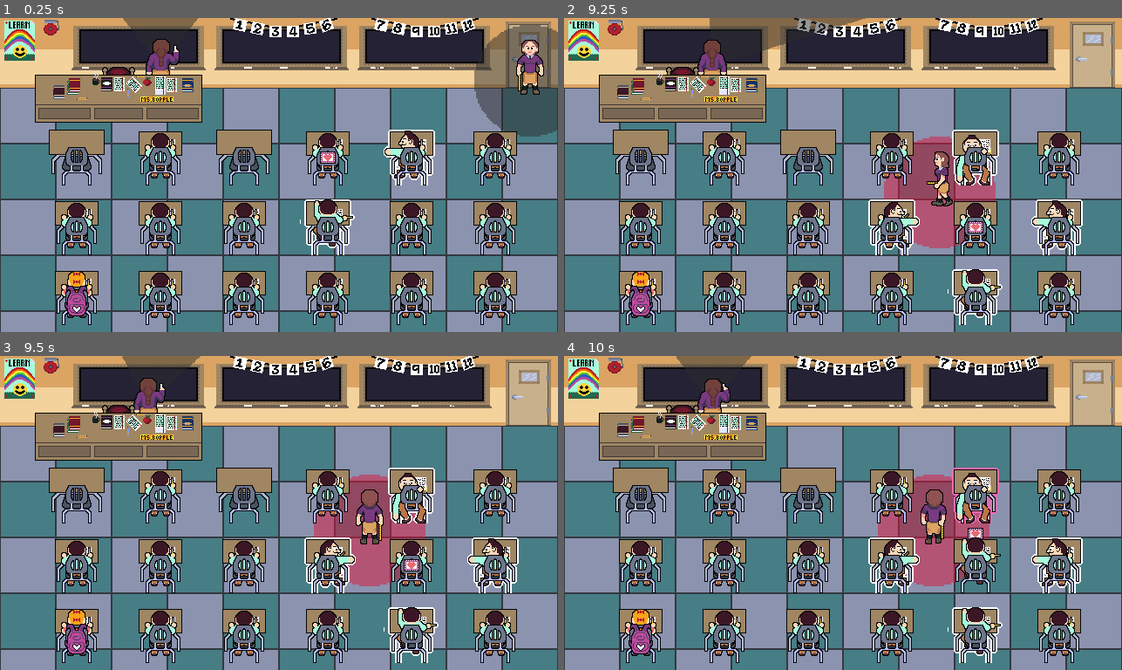
Above: before the commit, frames 1-4 (two rows, left to right).
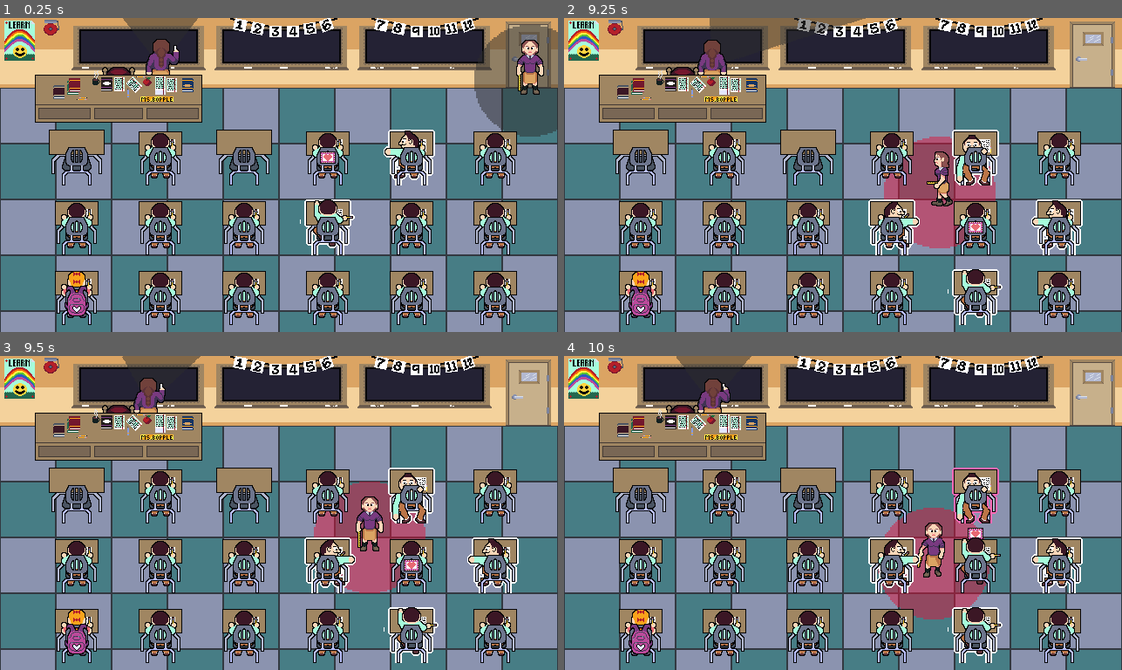
Above: after the commit, the same moments.

Repository: RacBrosGaming/Love-Note
Game: Godot game, scene res://Levels/class_room.tscn
Same seed, same stepped clock (60 frames per second), same inputs: the game is played once before the commit and once after it. The engine's default icon, where the game draws it, is replaced by a stand-in: a white triangle on a blue panel in a dark square.
Inputs (mouse positions are in pixels of both pictures, inside the frame that each line leads up to):
- Up to frame 1 (0.25 s): no input
- Up to frame 2 (9.25 s): move the mouse to (642, 228) at 0.52 s; hold Right (right) 0.53-1.28 s; hold Space (select) 0.53-1.28 s; click (642, 228) at 0.67 s; move the mouse to (725, 156) at 1.27 s; hold Down (down) 1.28-2.03 s; tap Space (select) every 1.5 s from 1.35 to 8.85 s; click (725, 156) at 1.42 s; move the mouse to (725, 228) at 2.02 s; hold Right (right) 2.03-2.78 s; hold Space (select) 2.03-2.78 s; click (725, 228) at 2.17 s; move the mouse to (725, 297) at 2.77 s; hold Up (up) 2.78-3.53 s; click (725, 297) at 2.92 s; move the mouse to (809, 228) at 3.52 s; hold Space (select) 3.53-4.28 s; hold Left (left) 3.53-5.03 s; click (809, 228) at 3.67 s; move the mouse to (809, 297) at 4.27 s; click (809, 297) at 4.42 s; move the mouse to (893, 228) at 5.02 s; hold Down (down) 5.03-5.78 s; hold Space (select) 5.03-5.78 s; click (893, 228) at 5.17 s; move the mouse to (893, 297) at 5.77 s; hold Right (right) 5.78-6.53 s; click (893, 297) at 5.92 s; move the mouse to (976, 156) at 6.52 s; hold Up (up) 6.53-7.28 s; hold Space (select) 6.53-7.28 s; click (976, 156) at 6.67 s; move the mouse to (976, 228) at 7.27 s; hold Right (right) 7.28-8.03 s; click (976, 228) at 7.42 s; move the mouse to (976, 297) at 8.02 s; hold Down (down) 8.03-8.78 s; hold Space (select) 8.03-8.78 s; click (976, 297) at 8.17 s; move the mouse to (1060, 156) at 8.77 s; hold Left (left) from 8.78 s (still down); click (1060, 156) at 8.92 s
- Up to frame 3 (9.5 s): keep holding Left (left)
- Up to frame 4 (10 s): move the mouse to (1010, 560) at 9.52 s; release Left (left) at 9.53 s; hold Up (up) from 9.53 s (still down); hold Space (select) from 9.53 s (still down); click (1010, 560) at 9.67 s

Frames 1-2 are identical in both runs. In frame 3, 1.0% of the frame differs, in the area x 56-77%, y 37-76%; in frame 4, 3.3%, in the area x 56-77%, y 37-84%.

Commit message:
teacher assistant smack desk

Diff:
--- a/Components/eyes.gd
+++ b/Components/eyes.gd
@@ -1,5 +1,6 @@
 @tool
 extends Area2D
+class_name Eyes
 
 signal note_found(note: Note)
 
--- a/Components/eyes.tscn
+++ b/Components/eyes.tscn
@@ -10,6 +10,7 @@
 script = ExtResource("1_u2b64")
 
 [node name="VisionConeSprite" type="Sprite2D" parent="."]
+modulate = Color(0.17, 0.17, 0.17, 0.5)
 texture = ExtResource("2_s1lql")
 
 [node name="RayCast2D" type="RayCast2D" parent="."]
--- a/NPCs/teacher.gd
+++ b/NPCs/teacher.gd
@@ -5,7 +5,7 @@
 @onready var move_timer: Timer = $MoveTimer
 @onready var turn_around_timer: Timer = $TurnAroundTimer
 @onready var look_timer: Timer = $LookTimer
-@onready var eyes: Area2D = $Eyes
+@onready var eyes: Eyes = $Eyes
 
 
 var direction := Vector2.RIGHT
@@ -15,6 +15,8 @@
 var looking_right := false
 var turn_smoothing := 5.0
 
+var found_note := false
+
 func _ready() -> void:
 	move_timer.timeout.connect(_on_move_timer_timeout)
 	look_timer.timeout.connect(_on_look_timer_timeout)
@@ -22,24 +24,26 @@
 	turn_around_timer.start(randf_range(2.0, 5.0))
 	animated_sprite_2d.animation_finished.connect(_on_animated_sprite_2d_animation_finished)
 	eyes.rotate(PI)
+	eyes.note_found.connect(_on_eyes_note_found)
 
 func _process(_delta: float) -> void:
 	animated_sprite_2d.flip_h = direction == Vector2.LEFT
-	#if found_note:
-		#if animated_sprite_2d.animation != "discover_letter":
-			#animated_sprite_2d.play("discover_letter")
-	#else:
-	if looking_right:
-		animated_sprite_2d.play("look_right")
-	elif moving:
-		animated_sprite_2d.play("walk_right")
+	if found_note:
+		if animated_sprite_2d.animation != "discover_letter":
+			animated_sprite_2d.play("discover_letter")
 	else:
-		if animated_sprite_2d.animation != "look_up" && animated_sprite_2d.animation != "idle":
-			animated_sprite_2d.play("look_up")
+		if looking_right:
+			animated_sprite_2d.play("look_right")
+		elif moving:
+			animated_sprite_2d.play("walk_right")
+		else:
+			if animated_sprite_2d.animation != "look_up" && animated_sprite_2d.animation != "idle":
+				animated_sprite_2d.play("look_up")
 
 func _physics_process(delta: float) -> void:
-	#if found_note:
-		#return
+	if found_note:
+		return
+
 	if moving:
 		var collider := move_and_collide(direction)
 		if is_instance_valid(collider):
@@ -95,3 +99,7 @@
 func _on_animated_sprite_2d_animation_finished() -> void:
 	if animated_sprite_2d.animation == "look_up":
 		animated_sprite_2d.play("idle")
+
+func _on_eyes_note_found(_note: Note) -> void:
+	found_note = true
+	animated_sprite_2d.play("discover_letter")
--- a/NPCs/teacher.tscn
+++ b/NPCs/teacher.tscn
@@ -131,7 +131,7 @@
 
 [node name="AnimatedSprite2D" type="AnimatedSprite2D" parent="."]
 sprite_frames = SubResource("SpriteFrames_r6mjn")
-animation = &"look_up"
+animation = &"look_down"
 autoplay = "idle"
 
 [node name="CollisionShape2D" type="CollisionShape2D" parent="."]
--- a/NPCs/teacher_assistant.gd
+++ b/NPCs/teacher_assistant.gd
@@ -7,19 +7,32 @@
 
 @onready var animated_sprite_2d: AnimatedSprite2D = $AnimatedSprite2D
 @onready var walk_timer: Timer = $WalkTimer
+@onready var eyes: Eyes = $Eyes
 
 var walk_path: Array[Vector2]
 var moving := false
 var target_position := Vector2(-1, -1)
 var current_direction := Vector2.ZERO
 
+var found_note := false
+var note: Note
+
 func _ready() -> void:
 	walk_timer.timeout.connect(_on_walk_timer_timeout)
+	eyes.note_found.connect(_on_eyes_note_found)
 
 func _process(_delta: float) -> void:
 	var animation := "idle"
 	if !global_position.is_equal_approx(target_position) && !target_position.is_equal_approx(Vector2(-1, -1)):
 		animation = "walk"
+	if found_note && global_position.is_equal_approx(target_position):
+		var direction := global_position.direction_to(note.global_position)
+		var cross := Vector2.UP.cross(direction)
+		if cross >= 0:
+			current_direction = Vector2.RIGHT
+		else:
+			current_direction = Vector2.LEFT
+		animation = "found_note"
 	match current_direction:
 		Vector2.LEFT:
 			animated_sprite_2d.play(animation + "_left")
@@ -36,7 +49,8 @@
 
 func move() -> void:
 	if walk_path.is_empty():
-		get_random_walk_path()
+		if !found_note:
+			walk_path = get_walk_path()
 		if walk_path.size() > 1:
 			walk_path.pop_front()
 		if !walk_path.is_empty():
@@ -55,24 +69,42 @@
 		walk_path.pop_front()
 		if !walk_path.is_empty():
 			var new_direction := global_position.direction_to(walk_path[0])
-			if current_direction.is_equal_approx(new_direction):
+			if current_direction.is_equal_approx(new_direction) || found_note:
 				target_position = walk_path[0]
 			else:
-				current_direction = new_direction
 				moving = false
 				walk_timer.start()
+			current_direction = new_direction
 		else:
 			moving = false
 			walk_timer.start()
 
-func get_random_walk_path() -> void:
-	var column := randi_range(0, grid.walking_area.x - 2)
-	var row := randi_range(0, grid.walking_area.y - 2)
-	var target_cell := Vector2i(column, row)
+func get_walk_path(target_cell := Vector2i(-1, -1)) -> Array[Vector2]:
+	if target_cell == Vector2i(-1, -1):
+		var column := randi_range(0, grid.walking_area.x - 2)
+		var row := randi_range(0, grid.walking_area.y - 2)
+		target_cell = Vector2i(column, row)
 	var path := grid.find_npc_path(global_position, target_cell)
-	walk_path = path
+	return path
 
 func _on_walk_timer_timeout() -> void:
-	if moving == false:
+	if moving == false && !walk_path.is_empty():
 		target_position = walk_path[0]
 		moving = true
+
+func _on_eyes_note_found(p_note: Note) -> void:
+	note = p_note
+	found_note = true
+	await note.stopped_moving
+	var target_cell := grid.convert_position_to_cell(note.global_position)
+	var left_of_note := Vector2i(target_cell.x - 1, target_cell.y)
+	var right_of_note := Vector2i(target_cell.x + 1, target_cell.y)
+	var left_path := get_walk_path(left_of_note)
+	var right_path := get_walk_path(right_of_note)
+	var left_size := left_path.size()
+	var right_size := right_path.size()
+	if left_size < right_size:
+		walk_path = left_path
+	else:
+		walk_path = right_path
+	moving = true
--- a/NPCs/teacher_assistant.tscn
+++ b/NPCs/teacher_assistant.tscn
@@ -7,6 +7,22 @@
 [ext_resource type="Texture2D" uid="uid://du2gy8cwx3he2" path="res://Assets/Components/vision_cone_round.png" id="5_4s506"]
 [ext_resource type="PackedScene" uid="uid://dd5j1mi7xbhwh" path="res://Components/eyes.tscn" id="6_r5xhd"]
 
+[sub_resource type="AtlasTexture" id="AtlasTexture_1l5gb"]
+atlas = ExtResource("3_j2ug5")
+region = Rect2(256, 0, 64, 64)
+
+[sub_resource type="AtlasTexture" id="AtlasTexture_8qnld"]
+atlas = ExtResource("3_j2ug5")
+region = Rect2(576, 0, 64, 64)
+
+[sub_resource type="AtlasTexture" id="AtlasTexture_h5ht7"]
+atlas = ExtResource("3_j2ug5")
+region = Rect2(0, 0, 64, 64)
+
+[sub_resource type="AtlasTexture" id="AtlasTexture_1bldp"]
+atlas = ExtResource("3_j2ug5")
+region = Rect2(512, 0, 64, 64)
+
 [sub_resource type="AtlasTexture" id="AtlasTexture_0ogy8"]
 atlas = ExtResource("1_icfs4")
 region = Rect2(0, 0, 64, 64)
@@ -101,6 +117,28 @@
 
 [sub_resource type="SpriteFrames" id="SpriteFrames_cpvfd"]
 animations = [{
+"frames": [{
+"duration": 1.0,
+"texture": SubResource("AtlasTexture_1l5gb")
+}, {
+"duration": 1.0,
+"texture": SubResource("AtlasTexture_8qnld")
+}],
+"loop": false,
+"name": &"found_note_left",
+"speed": 2.0
+}, {
+"frames": [{
+"duration": 1.0,
+"texture": SubResource("AtlasTexture_h5ht7")
+}, {
+"duration": 1.0,
+"texture": SubResource("AtlasTexture_1bldp")
+}],
+"loop": false,
+"name": &"found_note_right",
+"speed": 2.0
+}, {
 "frames": [{
 "duration": 1.0,
 "texture": SubResource("AtlasTexture_0ogy8")
@@ -221,10 +259,8 @@
 [node name="AnimatedSprite2D" type="AnimatedSprite2D" parent="."]
 position = Vector2(0, -16)
 sprite_frames = SubResource("SpriteFrames_cpvfd")
-animation = &"idle_up"
+animation = &"found_note_left"
 autoplay = "idle_down"
-frame = 1
-frame_progress = 0.566812
 
 [node name="WalkTimer" type="Timer" parent="."]
 wait_time = 2.0
--- a/Scenes/grid.gd
+++ b/Scenes/grid.gd
@@ -70,22 +70,28 @@
 		a_star_debug.set_cell(cell, 0, Vector2.ZERO)
 	return path
 
-func find_npc_path(start: Vector2i, end: Vector2i) -> Array[Vector2]:
+func find_npc_path(start: Vector2, end: Vector2i) -> Array[Vector2]:
 	walkable_grid.clear()
 	var global_path: Array[Vector2]
-	var starting_cell := walkable_grid.local_to_map(walkable_grid.to_local(start))
+	var starting_cell := convert_position_to_cell(start)
 	if npc_a_star_grid.is_in_bounds(starting_cell.x, starting_cell.y):
-		var path := npc_a_star_grid.get_id_path(walkable_grid.local_to_map(walkable_grid.to_local(start)), end)
+		var path := npc_a_star_grid.get_id_path(starting_cell, end)
 		for cell in path:
 			walkable_grid.set_cell(cell, 0, Vector2.RIGHT)
-			var global_cell_position := walkable_grid.to_global(walkable_grid.map_to_local(cell))
+			var global_cell_position := convert_cell_to_position(cell)
 			global_path.append(global_cell_position)
 	else:
 		var top_right := Vector2(npc_a_star_grid.region.size.x - 1, 1)
 		walkable_grid.set_cell(top_right, 0, Vector2.RIGHT)
-		var top_right_global_position := walkable_grid.to_global(walkable_grid.map_to_local(top_right))
+		var top_right_global_position := convert_cell_to_position(top_right)
 		global_path.append(top_right_global_position)
 	return global_path
+
+func convert_position_to_cell(target_position: Vector2) -> Vector2i:
+	return walkable_grid.local_to_map(walkable_grid.to_local(target_position))
+
+func convert_cell_to_position(target_cell: Vector2i) -> Vector2:
+	return walkable_grid.to_global(walkable_grid.map_to_local(target_cell))
 
 func debug_npc_path() -> void:
 	for column in npc_a_star_grid.region.size.x:
--- a/Scenes/note.gd
+++ b/Scenes/note.gd
@@ -1,5 +1,7 @@
 extends Area2D
 class_name Note
+
+signal stopped_moving
 
 var starting_position: Vector2
 var desk_size: Vector2i
@@ -14,9 +16,15 @@
 var hovered_desk: Desk
 var last_position := Vector2(-1, -1)
 var nearby_desks: Dictionary#[Vector2i, Desk]
-var moving := false
+var moving:= false: set = set_moving
 
 @onready var ray_cast_2d: RayCast2D = $RayCast2D
+
+func set_moving(value: bool) -> void:
+	moving = value
+	if moving == false:
+		stopped_moving.emit()
+
 
 func with_data(p_starting_position: Vector2, p_desk_size: Vector2i) -> Note:
 	starting_position = p_starting_position
Not shown: 1 places in NPCs/teacher_assistant.tscn that only renumber resources
